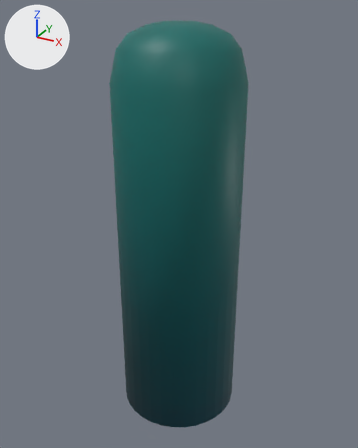
Two versions of the Blender file Assets/Models/Grass.blend, one commit apart.
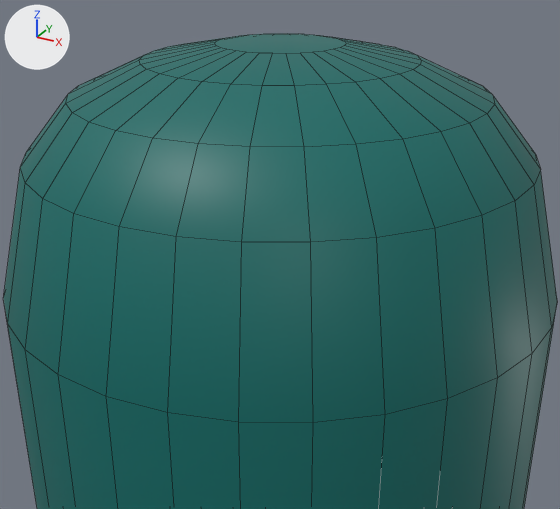
Each version appears first whole from a camera (50 mm lens) standing at (0.358, -0.65, -0.337) and looking at (-0.003, 0.005, -0.665), and next in a close-up from a camera (50 mm lens) standing at (0.129, -0.236, -0.316) and looking at (-0.043, 0.079, -0.473). Every picture has the same lights, and +X, +Y and +Z are marked at upper left. The close-ups show mesh edges as thin lines.

Before the edit, the objects in view are built like this:
```python
mat_grassgradient = bpy.data.materials.new('GrassGradient')
mat_grassgradient.use_nodes = True; mat_grassgradient.node_tree.nodes.clear()
_N = mat_grassgradient.node_tree.nodes; _L = mat_grassgradient.node_tree.links
n0 = _N.new('ShaderNodeTexCoord'); n0.name = 'Текстурные координаты'
n1 = _N.new('ShaderNodeMapping'); n1.name = 'Mapping'
n2 = _N.new('ShaderNodeBsdfPrincipled'); n2.name = 'Principled BSDF'
n2.distribution = 'GGX'
n2.subsurface_method = 'RANDOM_WALK_SKIN'
n3 = _N.new('ShaderNodeSeparateXYZ'); n3.name = 'Separate XYZ'
n4 = _N.new('ShaderNodeOutputMaterial'); n4.name = 'Material Output'
n5 = _N.new('ShaderNodeValToRGB'); n5.name = 'Градиентная карта'
n5.color_ramp.interpolation = 'B_SPLINE'
while len(n5.color_ramp.elements) > 1: n5.color_ramp.elements.remove(n5.color_ramp.elements[-1])
n5.color_ramp.elements[0].position = 0.0655; n5.color_ramp.elements[0].color = (0.00182, 0.0788, 0.114, 1.0)
_e = n5.color_ramp.elements.new(0.673); _e.color = (0.0, 0.149, 0.133, 1.0)
_L.new(n2.outputs[0], n4.inputs[0])  # 'BSDF' to 'Surface'
_L.new(n0.outputs[0], n1.inputs[0])  # 'Generated' to 'Vector'
_L.new(n1.outputs[0], n3.inputs[0])  # 'Vector' to 'Vector'
_L.new(n3.outputs[2], n5.inputs[0])  # 'Z' to 'Factor'
_L.new(n5.outputs[0], n2.inputs[0])  # 'Color' to 'Base Color'
me_grass = bpy.data.meshes.new('Grass')
me_grass.from_pydata(...)  # 192 vertices, 162 faces; spans x -1.0..1.0, y -1.0..1.0, z 0.0..6.44
me_grass.polygons.foreach_set('use_smooth', [True] * 162)
me_grass.materials.append(mat_grassgradient)
ob_grass = bpy.data.objects.new('Grass', me_grass)
ob_grass.location = (0.0, 0.0, -1.0)
ob_grass.scale = (0.1, 0.1, 0.1)
```
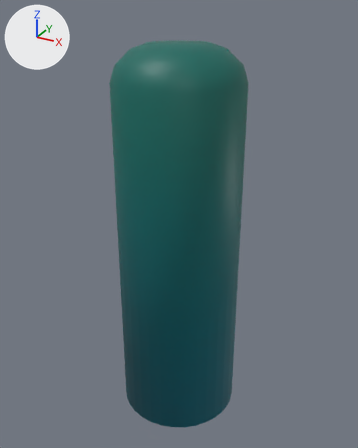
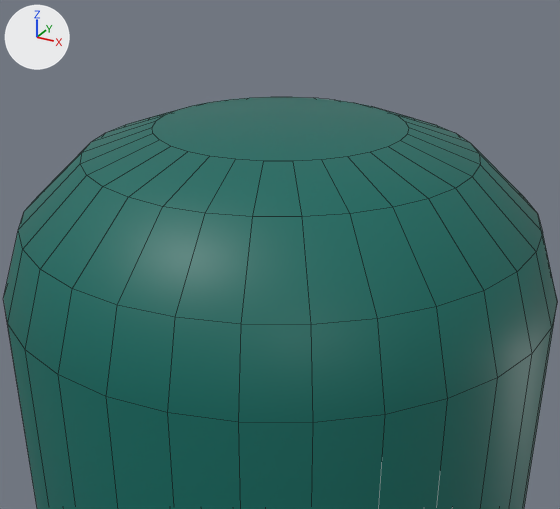
Changed parts and their boxes (x1, y1, x2, y2) in the close-ups (560 x 509 px):
'Grass', reshaped
    before: (3, 34, 557, 509)
    after: (3, 97, 557, 509)
part 1 of me_grass, cut back
    before: (4, 34, 557, 393)
    after: (4, 97, 557, 393)

Edits to the bpy script that builds the scene:
```text
Add img_grasstex_png:
    img_grasstex_png = load_image('GrassTex.png', 'GrassTex2.png', 2048, 2048, 'sRGB')
Change mat_grassgradient:
    remove # nodes: BsdfPrincipled, Mapping, OutputMaterial, SeparateXYZ, TexCoord, ValToRGB
    remove # colours: dark cyan #064f5f, dark cyan #006c66
    nodes: BsdfPrincipled, OutputMaterial, TexImage
    uses the picture img_grasstex_png
Change me_grass:
    used by ob_grass; location = (0.0, 0.0, -1.0); scale = (0.1, 0.1, 0.1)
    remove me_grass.from_pydata(...)  # 192 vertices, 162 faces; spans x -1.0..1.0, y -1.0..1.0, z 0.0..6.44
    add me_grass.from_pydata(...)  # 160 vertices, 130 faces; spans x -1.0..1.0, y -1.0..1.0, z 0.0..6.16
    me_grass part 1
    36 vertices are removed from x -0.22..0.22, y -0.22..0.47, z 6.39..6.44
    38 faces are deleted
    3 vertices in x 0.49..0.74, y 0.49..0.74, z 6.08 move by (0.02, 0.02, -0.21)
    3 vertices in x 0.49..0.74, y -0.74..-0.49, z 6.08 move by (0.02, -0.02, -0.21)
    3 vertices in x -0.74..-0.49, y -0.74..-0.49, z 6.08 move by (-0.02, -0.02, -0.21)
    3 vertices in x -0.74..-0.49, y 0.49..0.74, z 6.08 move by (-0.02, 0.02, -0.21)
    3 vertices in x -0.14..0.14, y 0.71..0.72, z 6.28 move by (0.0, -0.03, -0.2)
    3 vertices in x 0.71..0.72, y -0.14..0.14, z 6.28 move by (-0.03, 0.0, -0.2)
    74 vertices move from x -0.89..0.89, y -0.89..0.89, z 6.08..6.39 to x -0.92..0.92, y -0.92..0.92, z 5.87..6.16
    4 vertices are added at (0.0, 0.45, 6.16), (0.09, 0.44, 6.16), (0.17, 0.41, 6.16), (-0.09, 0.44, 6.16)
    6 new faces join them
```
